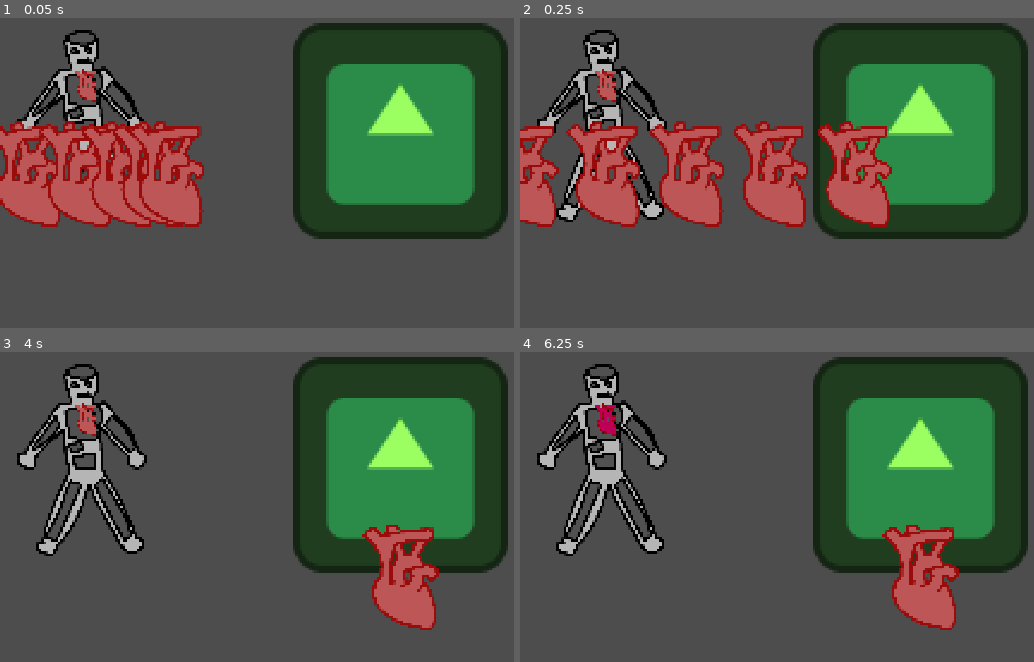
Above: before the commit, frames 1-4 (two rows, left to right).
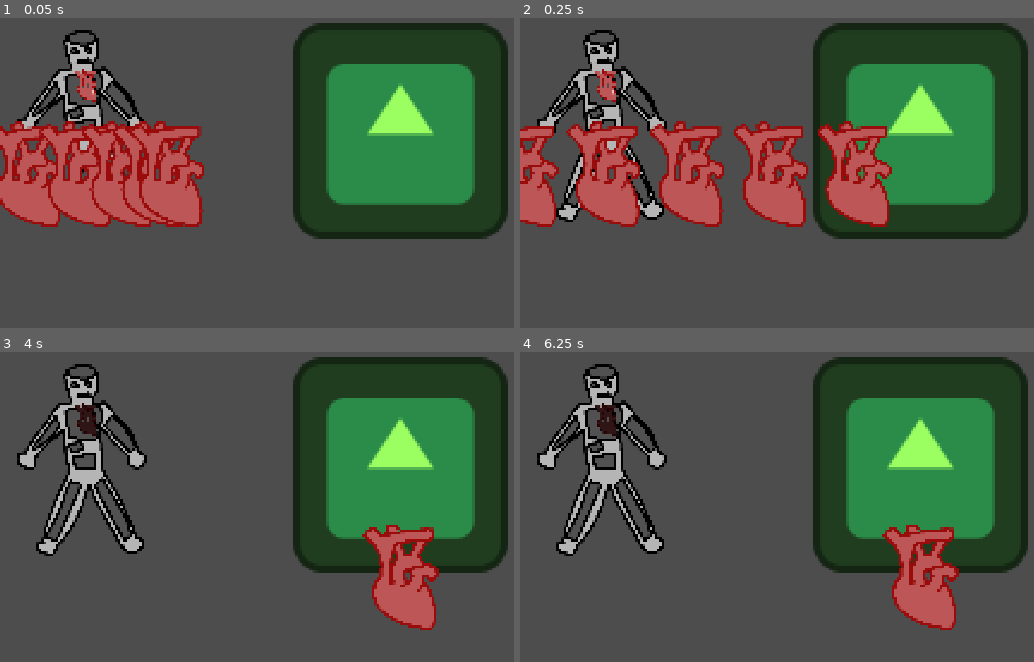
Above: after the commit, the same moments.

Repository: Orangechrisy/brackeys-jam-2025-2
Game: Godot game, scene res://scenes/encounter.tscn
The game is run twice, just before and just after one commit, with the same random seed, the same clock (stepped at 60 frames per second) and the same inputs. This scene is started directly instead of the project's main scene. The engine's default icon, where the game draws it, is replaced by a stand-in: a white triangle on a blue panel in a dark square.
Inputs (mouse positions are in pixels of both pictures, inside the frame that each line leads up to):
- Up to frame 1 (0.05 s): no input
- Up to frame 2 (0.25 s): no input
- Up to frame 3 (4 s): tap Enter at 0.5, 2.75 s; move the mouse to (82, 507) at 0.52 s; click (82, 507) at 0.6 s; move the mouse to (41, 507) at 1.27 s; click (41, 507) at 1.35 s; tap Space at 2, 3.5 s; move the mouse to (82, 507) at 2.02 s; click (82, 507) at 2.1 s; move the mouse to (123, 507) at 2.77 s; click (123, 507) at 2.85 s; move the mouse to (164, 507) at 3.52 s; click (164, 507) at 3.6 s
- Up to frame 4 (6.25 s): tap Escape (escape, bound only after the commit) at 4.15 s; click (920, 522) at 4.25 s, where only the run after the commit has a clickable "RESUME"; tap Enter at 5 s; move the mouse to (679, 510) at 5.02 s; click (679, 510) at 5.1 s; tap Space at 5.75 s; move the mouse to (962, 578) at 5.77 s; click (962, 578) at 5.85 s

The runs differ from the first frame. In frame 1, less than 0.1% of the frame differs, in the area x 17-19%, y 23-25%; in frame 2, less than 0.1%; in frame 3, 0.3%, in the area x 14-19%, y 16-28%; in frame 4, 0.3%.

Commit message:
pause menu, numbers on highlighting, deck to hand

Diff:
--- a/project.godot
+++ b/project.godot
@@ -32,3 +32,8 @@
 "events": [Object(InputEventMouseButton,"resource_local_to_scene":false,"resource_name":"","device":-1,"window_id":0,"a …(253 unchanged characters)…
 ]
 }
+escape={
+"deadzone": 0.2,
+"events": [Object(InputEventKey,"resource_local_to_scene":false,"resource_name":"","device":-1,"window_id":0,"alt_pressed":false,"shift_pressed":false,"ctrl_pressed":false,"meta_pressed":false,"pressed":false,"keycode":0,"physical_keycode":4194305,"key_label":0,"unicode":0,"location":0,"echo":false,"script":null)
+]
+}
--- a/scenes/body.tscn
+++ b/scenes/body.tscn
@@ -18,3 +18,11 @@
 position = Vector2(11, -97)
 scale = Vector2(0.3, 0.3)
 texture = ExtResource("4_lgxe7")
+
+[node name="Label" type="Label" parent="Parts/Heart"]
+offset_left = 10.0
+offset_top = 26.6667
+offset_right = 66.0
+offset_bottom = 95.6667
+theme_override_font_sizes/font_size = 50
+text = "x2"
--- a/scenes/encounter.gd
+++ b/scenes/encounter.gd
@@ -5,6 +5,7 @@
 func _ready():
 	create_enemy()
 	create_hand()
+	set_body()
 
 func _process(_delta: float) -> void:
 	if Input.is_action_just_pressed("left_click"):
@@ -21,14 +22,17 @@
 var current_parts = []
 
 func create_hand():
-	for i in range(5):
+	GameManager.body_parts.shuffle()
+	for i in range(min(5, GameManager.body_parts.size())):
+		var partID = GameManager.body_parts[i]
+		# TODO determine which image to show based on partID instead of just default heart
 		var part = BODY_PART.instantiate()
 		$"Organ holder".add_child(part)
 		current_parts.append(part)
 		part.position = Vector2(0, get_viewport().size.y - get_viewport().size.y / 6)
 		update_part_positions()
 
-# updates the parts so they are in the right positions
+# updates the parts so they are in the right positions in the "hand"
 func update_part_positions():
 	var x_pos = get_viewport().size.x / 2
 	var y_pos = get_viewport().size.y - get_viewport().size.y / 6
@@ -75,14 +79,16 @@
 
 func body_part_part_entered(part: Area2D) -> void:
 	hovered_part=part
-	print("entered")
 	$"body/Parts".get_child(part.partID).modulate = Color("#ff00ff")
 
 func body_part_part_exited(part: Area2D) -> void:
-	$"body/Parts".get_child(part.partID).modulate = Color("#ffffff")
+	if GameManager.body_parts.count(part.partID) == 0:
+		$"body/Parts".get_child(part.partID).modulate = Color("#404040")
+	else:
+		$"body/Parts".get_child(part.partID).modulate = Color("#ffffff")
 	if hovered_part==part:
 		hovered_part=null
-	elif hovered_part.partID == part.partID: # to fix weird issue of entering triggering first on part with same ID
+	elif hovered_part and hovered_part.partID == part.partID: # to fix weird issue of entering triggering first on part with same ID
 		$"body/Parts".get_child(part.partID).modulate = Color("#ff00ff")
 
 func play_part(part: Area2D):
@@ -91,7 +97,13 @@
 	tween.set_pause_mode(Tween.TWEEN_PAUSE_STOP)
 	await tween.finished
 
+	# this may need to be different if we want different types of the same part
+	# TODO also this should just be in the lose part bit probably... but here for now since thats not set up
+	GameManager.body_parts.erase(part.partID)
+	update_part_count(part.partID)
 	current_parts.erase(part)
+
+
 	update_part_positions()
 	part.position = Vector2(960.0, 540.0)
 
@@ -104,3 +116,20 @@
 
 func activate_part(partID: int):
 	pass
+
+# sets the little body at the start of the encounter
+func set_body():
+	for part in GameManager.body_parts:
+		update_part_count(part)
+
+# TODO we may need to change things if we have different types of parts for the same slot, but thats for later
+# TODO also dunno if label under the sprite works cause the modulate effects it too
+# updates the part counts on the little body
+func update_part_count(partID: int):
+	var num = GameManager.body_parts.count(partID)
+	if num > 1:
+		$"body/Parts".get_child(partID).get_child(0).text = "x" + str(num)
+	elif num == 1:
+		$"body/Parts".get_child(partID).get_child(0).text = ""
+	else:
+		$"body/Parts".get_child(partID).modulate = Color("#404040")
--- a/scenes/game_manager.tscn
+++ b/scenes/game_manager.tscn
@@ -1,7 +1,11 @@
-[gd_scene load_steps=2 format=3 uid="uid://wsl2rcamd0fy"]
+[gd_scene load_steps=3 format=3 uid="uid://wsl2rcamd0fy"]
 
 [ext_resource type="Script" uid="uid://btrwbc3jombcx" path="res://scripts/game_manager.gd" id="1_hwd4i"]
+[ext_resource type="PackedScene" uid="uid://bc0xjk24cdtpk" path="res://scenes/pause_menu.tscn" id="2_glms7"]
 
 [node name="GameManager" type="Node2D"]
+process_mode = 3
 script = ExtResource("1_hwd4i")
 body_parts = [null]
+
+[node name="PauseMenu" parent="." instance=ExtResource("2_glms7")]
--- a/scenes/main_menu.tscn
+++ b/scenes/pause_menu.tscn
@@ -1,42 +1,31 @@
-[gd_scene load_steps=2 format=3 uid="uid://vnmrxbjra12c"]
+[gd_scene load_steps=2 format=3 uid="uid://bc0xjk24cdtpk"]
 
-[ext_resource type="Script" uid="uid://cbwuoo0qfocs4" path="res://scripts/main_menu.gd" id="1_l6cm7"]
+[ext_resource type="Script" uid="uid://uci4ksmteere" path="res://scripts/pause_menu.gd" id="1_n87rw"]
 
-[node name="MainMenu" type="Node2D"]
-script = ExtResource("1_l6cm7")
-
-[node name="Title" type="Label" parent="."]
-offset_right = 1920.0
-offset_bottom = 500.0
-size_flags_vertical = 1
-theme_override_font_sizes/font_size = 200
-text = "to be determined"
-horizontal_alignment = 1
-vertical_alignment = 2
+[node name="PauseMenu" type="Node2D"]
+process_mode = 2
+visible = false
+z_index = 4096
+script = ExtResource("1_n87rw")
 
 [node name="CenterContainer" type="CenterContainer" parent="."]
-offset_top = 500.0
+offset_top = 270.0
 offset_right = 1920.0
-offset_bottom = 1080.0
+offset_bottom = 810.0
 
 [node name="MenuButtons" type="VBoxContainer" parent="CenterContainer"]
 layout_mode = 2
 theme_override_constants/separation = 16
 
-[node name="start" type="Button" parent="CenterContainer/MenuButtons"]
+[node name="resume" type="Button" parent="CenterContainer/MenuButtons"]
 layout_mode = 2
 theme_override_font_sizes/font_size = 75
-text = "START"
+text = "RESUME"
 
 [node name="settings" type="Button" parent="CenterContainer/MenuButtons"]
 layout_mode = 2
 theme_override_font_sizes/font_size = 75
 text = "SETTINGS"
-
-[node name="credits" type="Button" parent="CenterContainer/MenuButtons"]
-layout_mode = 2
-theme_override_font_sizes/font_size = 75
-text = "CREDITS"
 
 [node name="quit" type="Button" parent="CenterContainer/MenuButtons"]
 layout_mode = 2
@@ -47,11 +36,6 @@
 visible = false
 layout_mode = 2
 theme_override_constants/separation = 16
-
-[node name="back" type="Button" parent="CenterContainer/SettingsMenu"]
-layout_mode = 2
-theme_override_font_sizes/font_size = 75
-text = "BACK"
 
 [node name="fullscreen" type="CheckBox" parent="CenterContainer/SettingsMenu"]
 layout_mode = 2
@@ -107,31 +91,16 @@
 text = "Sound Effects"
 horizontal_alignment = 1
 
-[node name="CreditsMenu" type="VBoxContainer" parent="CenterContainer"]
-visible = false
-layout_mode = 2
-theme_override_constants/separation = 16
-
-[node name="Label" type="Label" parent="CenterContainer/CreditsMenu"]
-layout_mode = 2
-theme_override_font_sizes/font_size = 50
-text = "Orangechrisy
-JakeWalrusWhale
-NopeCopter"
-horizontal_alignment = 1
-
-[node name="back" type="Button" parent="CenterContainer/CreditsMenu"]
+[node name="back" type="Button" parent="CenterContainer/SettingsMenu"]
 layout_mode = 2
 theme_override_font_sizes/font_size = 75
 text = "BACK"
 
-[connection signal="pressed" from="CenterContainer/MenuButtons/start" to="." method="_on_start_pressed"]
+[connection signal="pressed" from="CenterContainer/MenuButtons/resume" to="." method="_on_resume_pressed"]
 [connection signal="pressed" from="CenterContainer/MenuButtons/settings" to="." method="_on_settings_pressed"]
-[connection signal="pressed" from="CenterContainer/MenuButtons/credits" to="." method="_on_credits_pressed"]
 [connection signal="pressed" from="CenterContainer/MenuButtons/quit" to="." method="_on_quit_pressed"]
-[connection signal="pressed" from="CenterContainer/SettingsMenu/back" to="." method="_on_back_pressed"]
 [connection signal="toggled" from="CenterContainer/SettingsMenu/fullscreen" to="." method="_on_fullscreen_toggled"]
 [connection signal="value_changed" from="CenterContainer/SettingsMenu/mainvolume" to="." method="_on_mainvolume_value_changed"]
 [connection signal="value_changed" from="CenterContainer/SettingsMenu/musicvolume" to="." method="_on_musicvolume_value_changed"]
 [connection signal="value_changed" from="CenterContainer/SettingsMenu/sfxvolume" to="." method="_on_sfxvolume_value_changed"]
-[connection signal="pressed" from="CenterContainer/CreditsMenu/back" to="." method="_on_back_pressed"]
+[connection signal="pressed" from="CenterContainer/SettingsMenu/back" to="." method="_on_back_pressed"]
--- a/scenes/shop.tscn
+++ b/scenes/shop.tscn
@@ -1,9 +1,21 @@
-[gd_scene load_steps=2 format=3 uid="uid://cnd8cyp88dacp"]
+[gd_scene load_steps=3 format=3 uid="uid://cnd8cyp88dacp"]
 
 [ext_resource type="Texture2D" uid="uid://c6i4yvdijufoe" path="res://assets/surgeon shop.png" id="1_lx5au"]
+[ext_resource type="Script" uid="uid://btwfcbs0jau78" path="res://scripts/shop.gd" id="1_xfvoa"]
 
 [node name="shop" type="Node2D"]
+script = ExtResource("1_xfvoa")
 
 [node name="SurgeonShop" type="Sprite2D" parent="."]
 position = Vector2(960, 540)
 texture = ExtResource("1_lx5au")
+
+[node name="Button" type="Button" parent="."]
+offset_left = 772.0
+offset_top = 810.0
+offset_right = 1026.0
+offset_bottom = 932.0
+theme_override_font_sizes/font_size = 50
+text = "Leave"
+
+[connection signal="pressed" from="Button" to="." method="_on_button_pressed"]
--- a/scripts/game_manager.gd
+++ b/scripts/game_manager.gd
@@ -25,11 +25,17 @@
 func game_over():
 	pass
 
+func _input(event):
+	if event.is_action_pressed("escape"):
+		if get_tree().get_current_scene().get_name() != "MainMenu":
+			get_tree().paused = !get_tree().paused
 
 func _reset():
 	body_parts.clear()
-	for i in range(numbodyparts):
-		body_parts.append(i)
+	for i in range(5):
+		body_parts.append(0)
+	#for i in range(numbodyparts):
+		#body_parts.append(i)
 
 func lose_part(index: int):
 	var partID = body_parts[index]
--- a/scripts/main_menu.gd
+++ b/scripts/main_menu.gd
@@ -3,14 +3,14 @@
 func _ready() -> void:
 	#$CenterContainer/MenuButtons/start.grab_focus()
 	# useful for controller support, can do on the other button bits too for when going to each menu/back to main
+	# TODO starting value of volume should probably be .5 i think? or maybe make it go up to 2? idk
 	$CenterContainer/SettingsMenu/fullscreen.button_pressed = true if DisplayServer.window_get_mode() == DisplayServer.WINDOW_MODE_EXCLUSIVE_FULLSCREEN else false
 	$CenterContainer/SettingsMenu/mainvolume.value = db_to_linear(AudioServer.get_bus_index("Master"))
 	$CenterContainer/SettingsMenu/mainvolume.value = db_to_linear(AudioServer.get_bus_index("MUSIC"))
 	$CenterContainer/SettingsMenu/mainvolume.value = db_to_linear(AudioServer.get_bus_index("SFX"))
 
 func _on_start_pressed() -> void:
-	get_tree().change_scene_to_file("res://scenes/encounter.tscn")
-	#do this when we have a first level
+	get_tree().change_scene_to_file("res://scenes/shop.tscn")
 
 
 func _on_settings_pressed() -> void:
--- /dev/null
+++ b/scripts/pause_menu.gd
@@ -0,0 +1,44 @@
+extends Node2D
+
+func _notification(what: int) -> void:
+	match what:
+		Node.NOTIFICATION_PAUSED:
+			hide()
+		Node.NOTIFICATION_UNPAUSED:
+			show()
+
+func _on_resume_pressed() -> void:
+	get_tree().paused = !get_tree().paused
+
+
+func _on_quit_pressed() -> void:
+	get_tree().change_scene_to_file("res://scenes/main_menu.tscn")
+
+
+func _on_settings_pressed() -> void:
+	$CenterContainer/MenuButtons.visible = false
+	$CenterContainer/SettingsMenu.visible = true
+
+
+func _on_fullscreen_toggled(toggled_on: bool) -> void:
+	if toggled_on:
+		DisplayServer.window_set_mode(DisplayServer.WINDOW_MODE_EXCLUSIVE_FULLSCREEN)
+	else:
+		DisplayServer.window_set_mode(DisplayServer.WINDOW_MODE_MAXIMIZED)
+
+
+func _on_mainvolume_value_changed(value: float) -> void:
+	AudioServer.set_bus_volume_linear(AudioServer.get_bus_index("Master"), value)
+
+
+func _on_musicvolume_value_changed(value: float) -> void:
+	AudioServer.set_bus_volume_linear(AudioServer.get_bus_index("MUSIC"), value)
+
+
+func _on_sfxvolume_value_changed(value: float) -> void:
+	AudioServer.set_bus_volume_linear(AudioServer.get_bus_index("SFX"), value)
+
+
+func _on_back_pressed() -> void:
+	$CenterContainer/MenuButtons.visible = true
+	$CenterContainer/SettingsMenu.visible = false
--- /dev/null
+++ b/scripts/shop.gd
@@ -0,0 +1,5 @@
+extends Node2D
+
+
+func _on_button_pressed() -> void:
+	get_tree().change_scene_to_file("res://scenes/encounter.tscn")
Not shown, added: scripts/pause_menu.gd.uid
Not shown, added: scripts/shop.gd.uid
